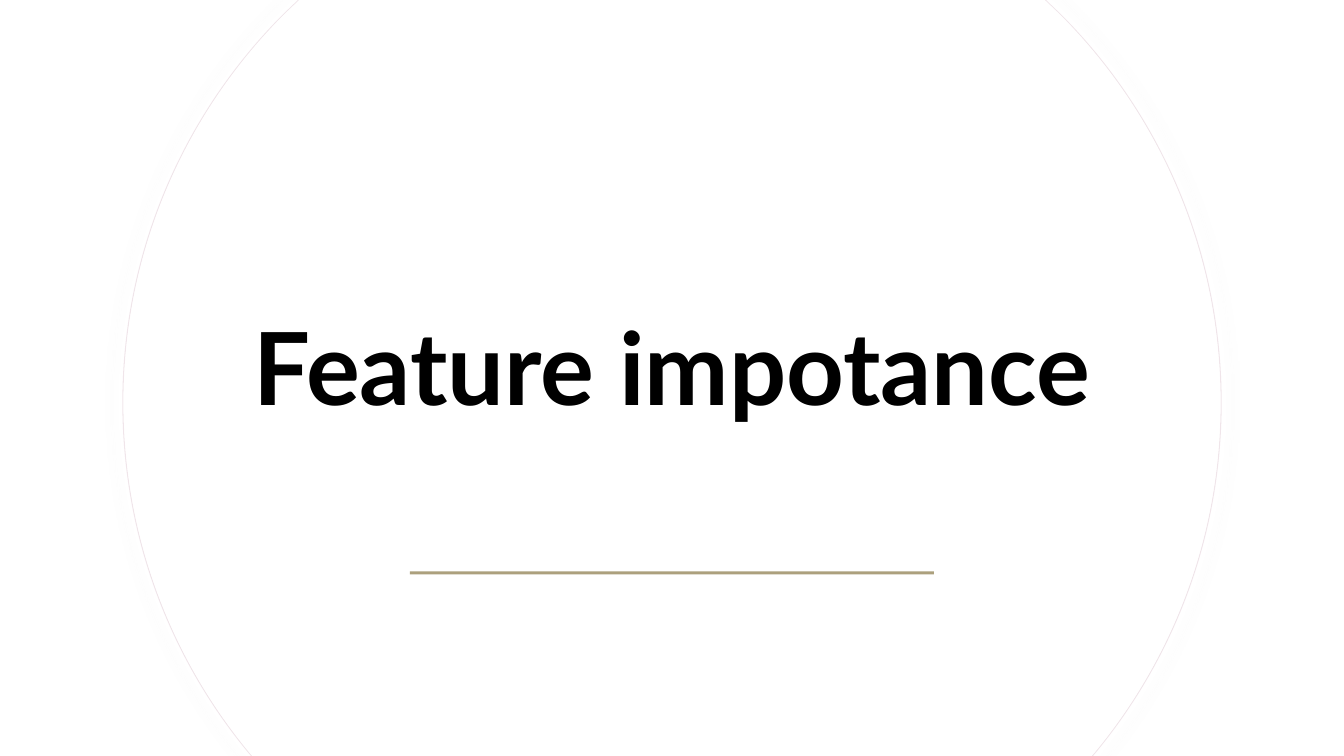
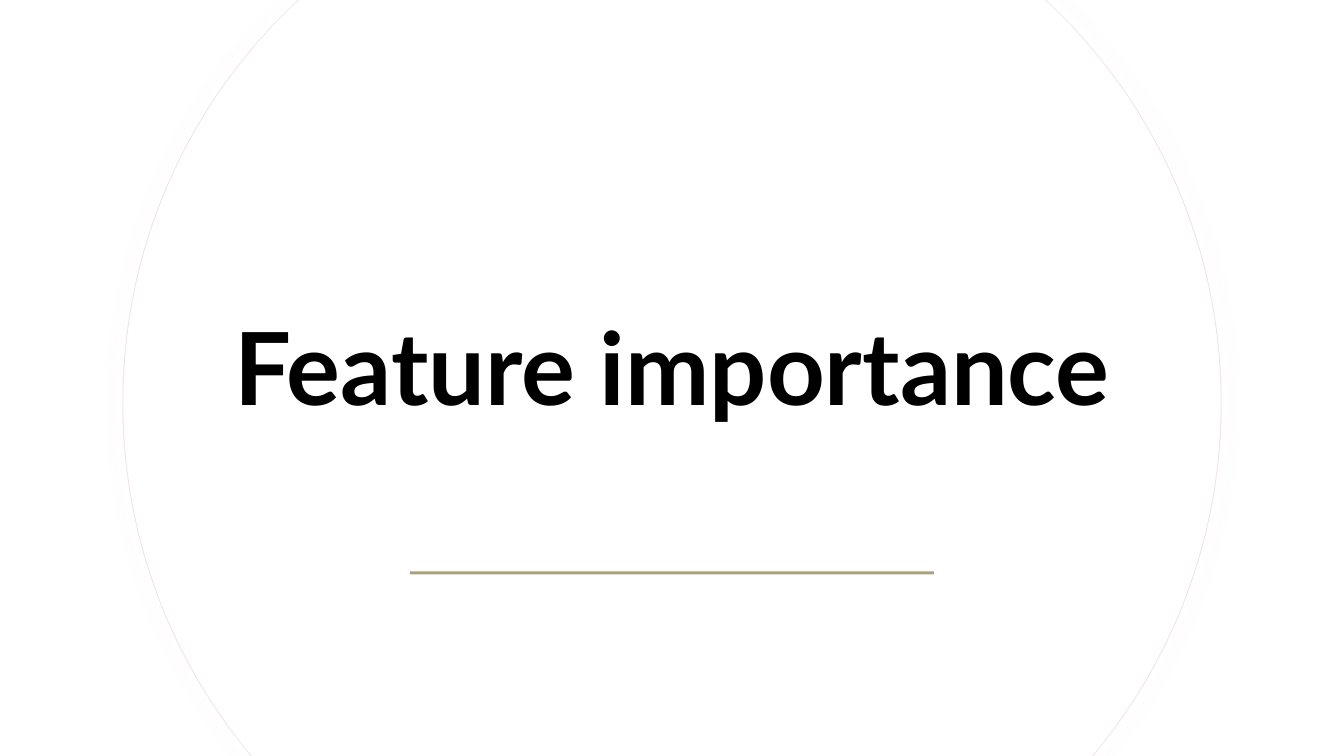
Before and after one commit to farshadmrd/random_forest, a slide deck: slide 13 of ML Final.pptx. Drawn at 1344x756 pixels with LibreOffice and Linux fonts; fonts in the diff are those of the drawing. Boxes give left, top, right and bottom in pixels: in the first picture for what was removed or moved away, otherwise in the second. Text is boxed around its words. In the diff, an @@ line names an element or a change of style, - is before the commit and + after.

```diff
--- a/ML Final.pptx
+++ b/ML Final.pptx
@@ title at <box>234,330,1110,422</box>: text changed @@
-Feature impotance
+Feature importance
```
Also in this commit, not shown: 11 other slides changed, 1 other file.
